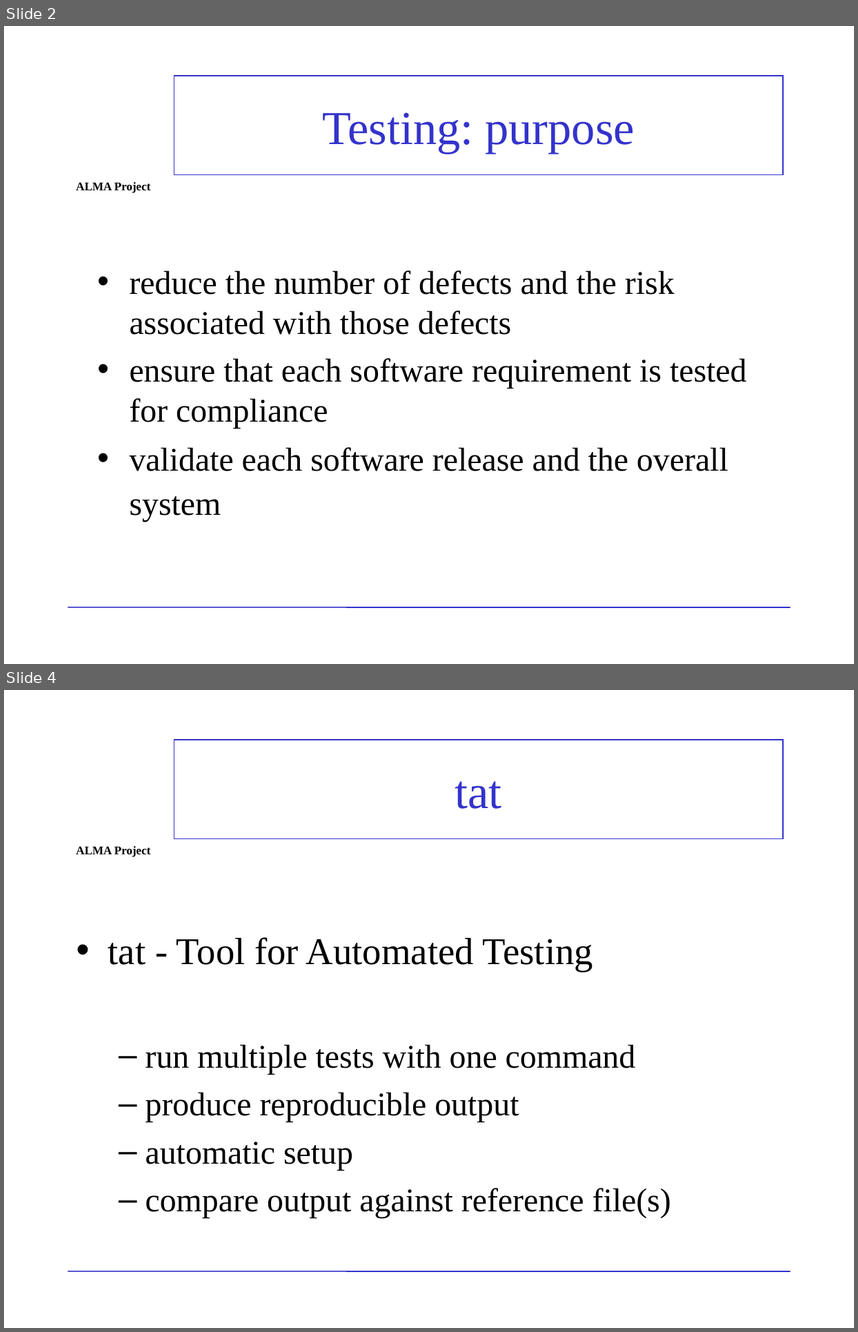
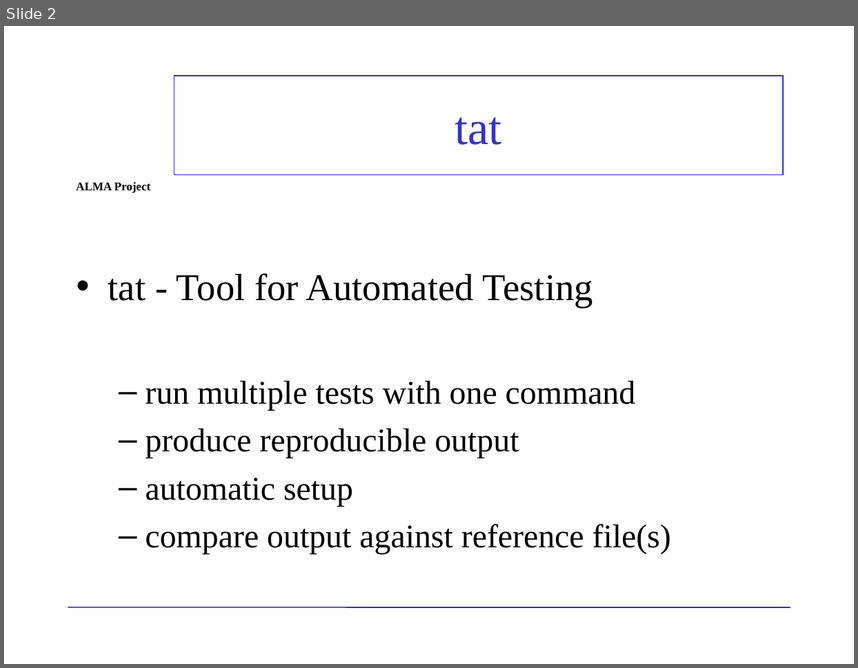
Before and after one commit to ACS-Community/ACS, a slide deck: Documents/ACS-Course/ACSCourse-TAT.ppt. Shown one above the other, each under a label of ours: slides 2 and 4 before the commit, slide 2 after it; the slides between them are not shown. The pictures are 858x1332 and 858x668 pixels, drawn with LibreOffice and Linux fonts; fonts in the diff are those of the drawing; background and template pictures are left out. Boxes give left, top, right and bottom in pixels: in the first picture for what was removed or moved away, otherwise in the second. Text is boxed around its words. In the diff, an @@ line names an element or a change of style, - is before the commit and + after.

```diff
--- a/Documents/ACS-Course/ACSCourse-TAT.ppt
+++ b/Documents/ACS-Course/ACSCourse-TAT.ppt
@@ slide 2 removed at (x1=4, y1=26, x2=854, y2=664), background picture (left out); not listed: 2 template elements that a slide beside it also shows @@
@@ title removed at (x1=174, y1=75, x2=784, y2=175) @@
-Testing: purpose
@@ text removed at (x1=130, y1=270, x2=747, y2=521) @@
-• reduce the number of defects and the risk associated with those defects
-• ensure that each software requirement is tested for compliance
-• validate each software release and the overall system
@@ page number removed at (x1=613, y1=606, x2=791, y2=649) @@
-2
@@ what was slide 4 is now slide 2 @@
```
Also in this commit, not shown: 6 slides changed, 2 slides added, 1 other slide removed.
